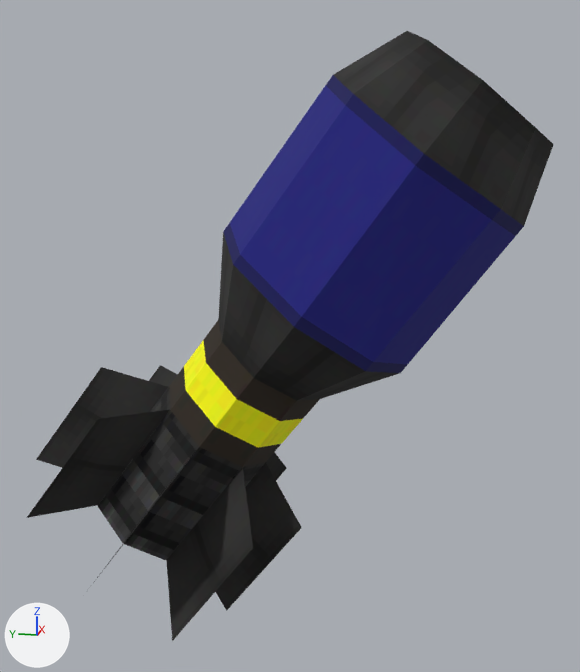
The glTF model packages/client/public/models/pa-props/proving-ground/obj_025.glb: old version first, new version second.
The view is the same before and after, from a 50 mm lens placed at (-0.656, -0.14, 0.817), pointed at (0.008, -0.007, 0.651). The axes (+X, +Y, +Z) are drawn at lower left. The lights are the same throughout. The first picture is the older version.

Objects in the first picture: 'Slim_obj_025'.
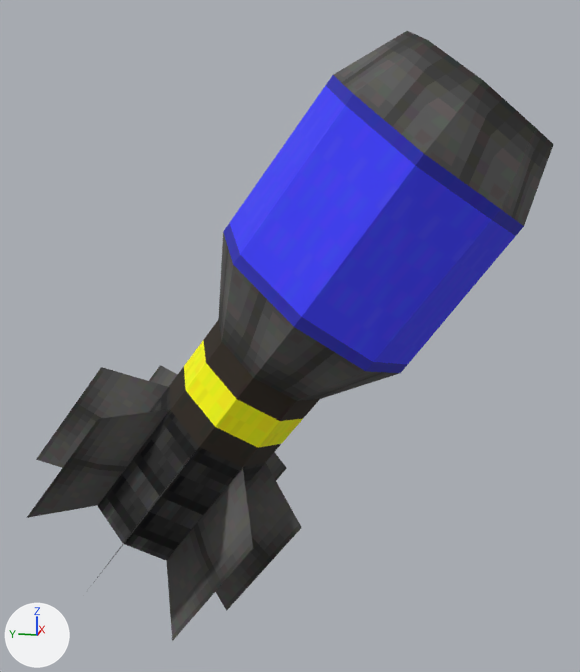
Pixel boxes (x1, y1, x2, y2) of what changed, in the pictures (580 x 672 px):
'Slim_obj_025', surface changed (lighter): (27, 31, 552, 641) in both

Edits to the bpy script that builds the scene:
```text
Change mat_tex05:
    add n3 = _N.new('ShaderNodeMath'); n3.name = 'Math'
    add n3.operation = 'SUBTRACT'
    add n3.inputs[0].default_value = 1.0  # 'Value'
    add n4 = _N.new('ShaderNodeMath'); n4.name = 'Math.001'
    add n4.operation = 'LESS_THAN'
    add n4.inputs[1].default_value = 0.25  # 'Value'
    where n0 = _N.new('ShaderNodeBsdfPrincipled'); n0.name = 'Principled BSDF'
    where n2 = _N.new('ShaderNodeTexImage'); n2.name = 'Image Texture'
    add _L.new(n3.outputs[0], n0.inputs[4])  # 'Value' to 'Alpha'
    add _L.new(n4.outputs[0], n3.inputs[1])  # 'Value' to 'Value'
    add _L.new(n2.outputs[1], n4.inputs[0])  # 'Alpha' to 'Value'
```
